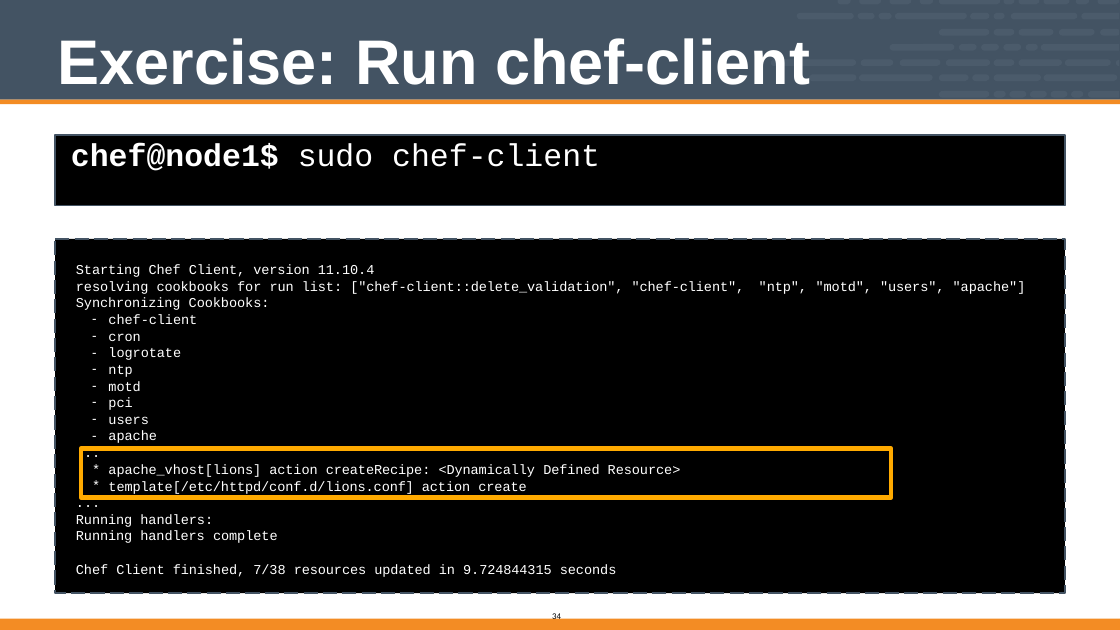
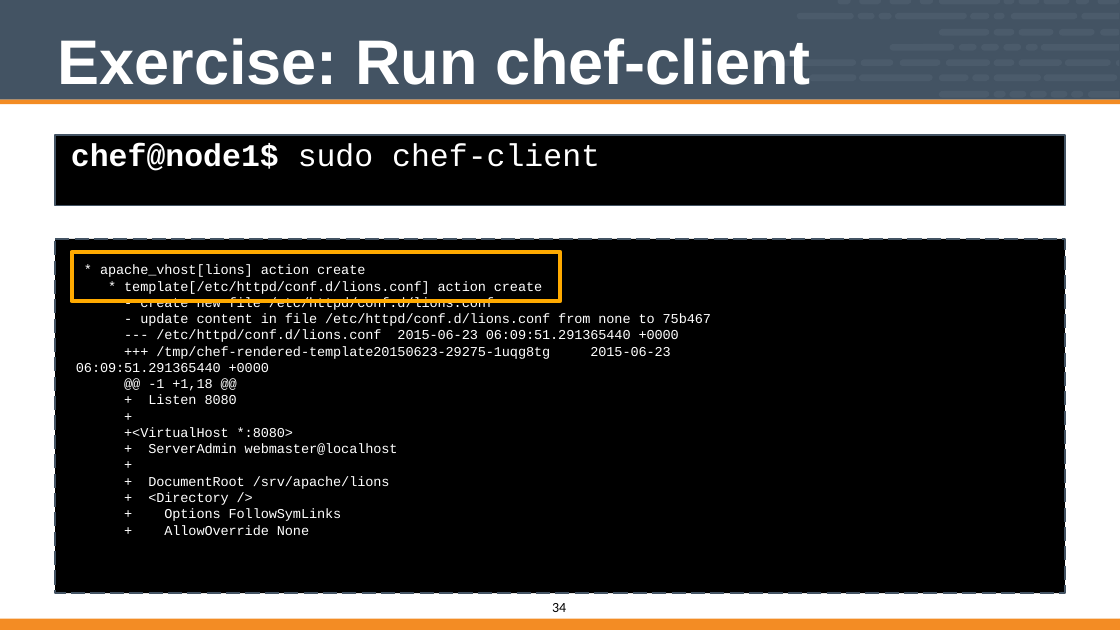
Before and after one commit to vinyar/chef-intermediate, a slide deck: slide 34 of Modules/04-Chef_Intermediate.pptx. Drawn at 1120x630 pixels with LibreOffice and Linux fonts; fonts in the diff are those of the drawing. Boxes give left, top, right and bottom in pixels: in the first picture for what was removed or moved away, otherwise in the second. Text is boxed around its words. In the diff, an @@ line names an element or a change of style, - is before the commit and + after.

Commit message:
This still needs adding slides to describe the resource collection (see issue #65).

```diff
--- a/Modules/04-Chef_Intermediate.pptx
+++ b/Modules/04-Chef_Intermediate.pptx
@@ freeform shape: place and size @@
-freeform shape at bbox=[81, 449, 891, 498]
+freeform shape at bbox=[72, 252, 560, 301]
@@ text at bbox=[76, 264, 711, 535]: text changed @@
-Starting Chef Client, version 11.10.4
-resolving cookbooks for run list: ["chef-client::delete_validation", "chef-client", Synchronizing Cookbooks:
+* apache_vhost[lions] action create
+* template[/etc/httpd/conf.d/lions.conf] action create
+- create new file /etc/httpd/conf.d/lions.conf
+- update content in file /etc/httpd/conf.d/lions.conf from none to 75b467
+--- /etc/httpd/conf.d/lions.conf 2015-06-23 06:09:51.291365440 +0000
++++ /tmp/chef-rendered-template20150623-29275-1uqg8tg 2015-06-23 06:09:51.291365440 +0000
+@@ -1 +1,18 @@
++ Listen 8080
++
++<VirtualHost *:8080>
++ ServerAdmin webmaster@localhost
++
++ DocumentRoot /srv/apache/lions
++ <Directory />
++ Options FollowSymLinks
++ AllowOverride None
@@ text removed at bbox=[759, 281, 807, 294] @@
-"ntp",
@@ text removed at bbox=[816, 281, 1026, 294] @@
-"motd", "users", "apache"]
@@ text removed at bbox=[108, 314, 197, 443] @@
-– chef-client
-– cron
-– logrotate
-– ntp
-– motd
-– pci
-– users
-– apache
-...
-*
-*
-...
@@ text removed at bbox=[108, 464, 681, 494] @@
-apache_vhost[lions] action createRecipe: <Dynamically Defined Resource> template[/etc/httpd/conf.d/lions.conf] action create
@@ text removed at bbox=[76, 514, 617, 577] @@
-Running handlers:
-Running handlers complete
-Chef Client finished, 7/38 resources updated in 9.724844315 seconds
@@ page number: place and size @@
-page number at bbox=[552, 612, 561, 622]
+page number at bbox=[552, 603, 566, 612]
@@ page number at bbox=[552, 603, 566, 612]: size 10 to 16 pt @@
```
Also in this commit, not shown: 55 other slides changed.
